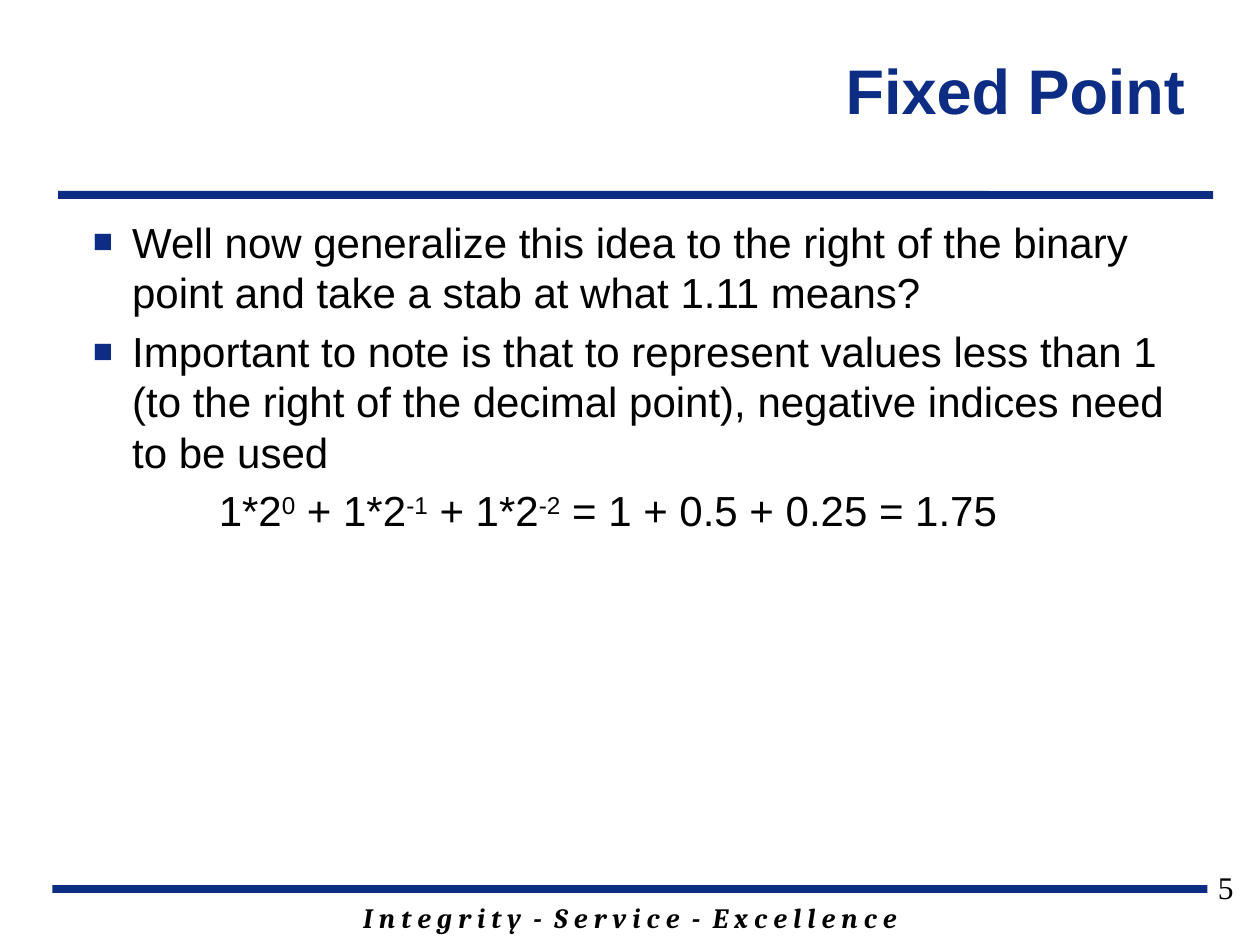
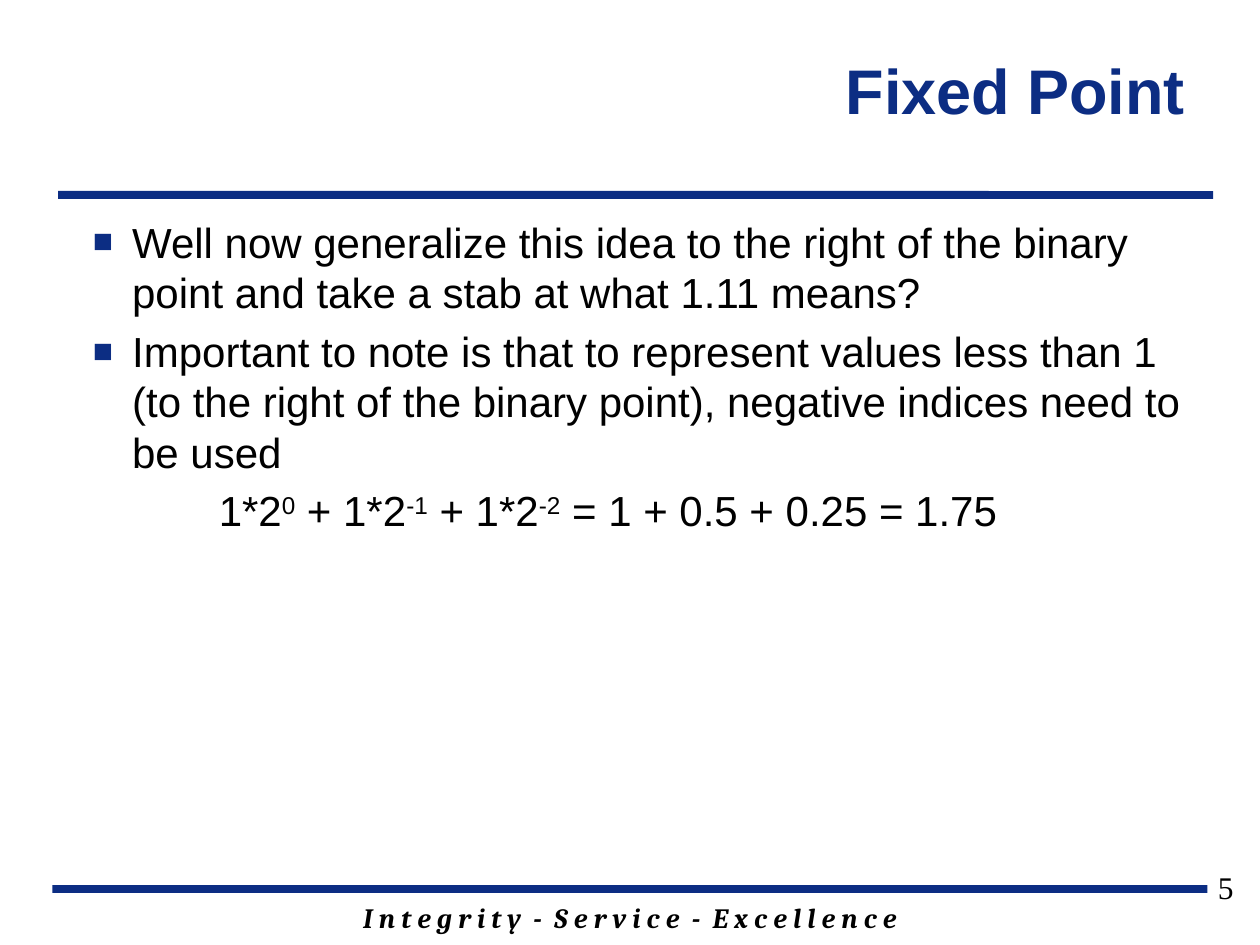
Before and after one commit to jfalkinburg/ECE383_web, a slide deck: slide 5 of lecture/slides/ECE_383_Lec23.pptx. Drawn at 1260x945 pixels with LibreOffice and Linux fonts; fonts in the diff are those of the drawing; background and template pictures are left out. Boxes give left, top, right and bottom in pixels: in the first picture for what was removed or moved away, otherwise in the second. Text is boxed around its words. In the diff, an @@ line names an element or a change of style, - is before the commit and + after.

```diff
--- a/lecture/slides/ECE_383_Lec23.pptx
+++ b/lecture/slides/ECE_383_Lec23.pptx
@@ text at (132, 336, 1180, 469): text changed @@
-■ Important to note is that to represent values less than 1 (to the right of the decimal point), negative indices need to be used
+■ Important to note is that to represent values less than 1 (to the right of the binary point), negative indices need to be used
```
Also in this commit, not shown: 1 other slide changed, 2 slides added, 4 other files.
